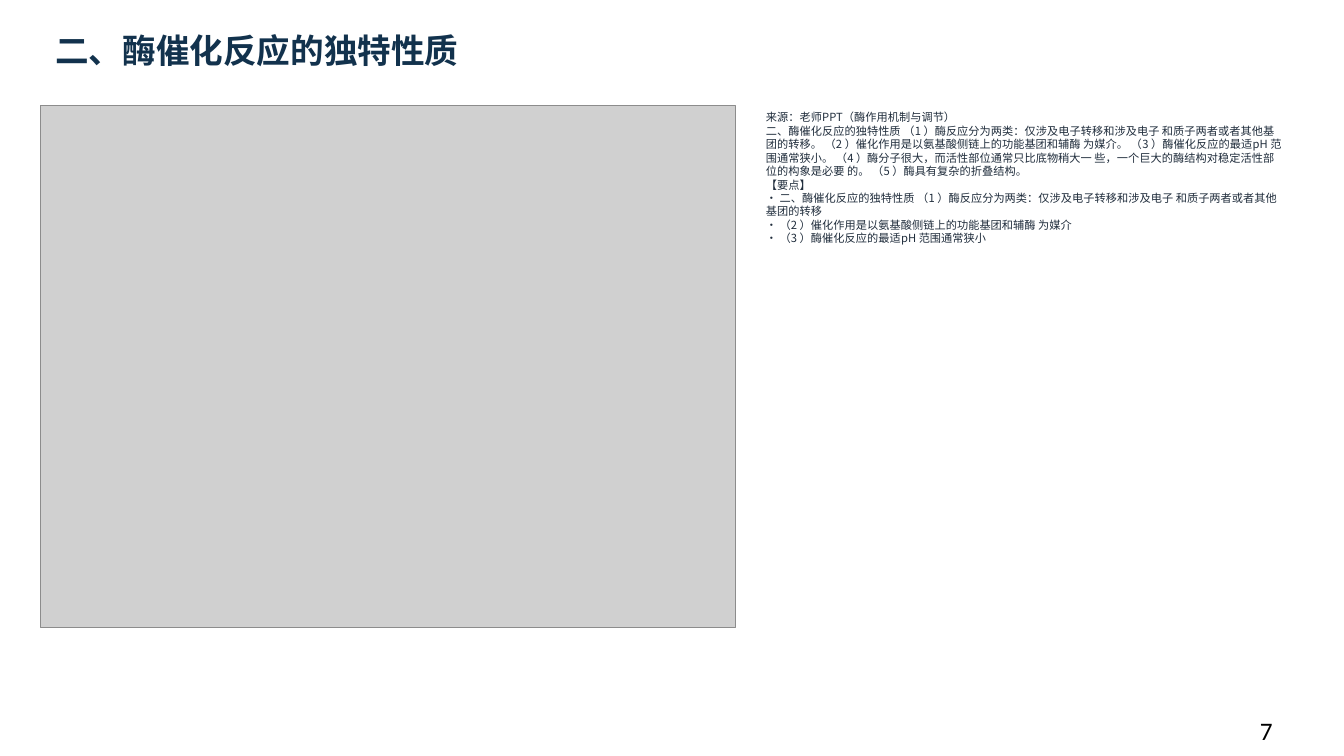
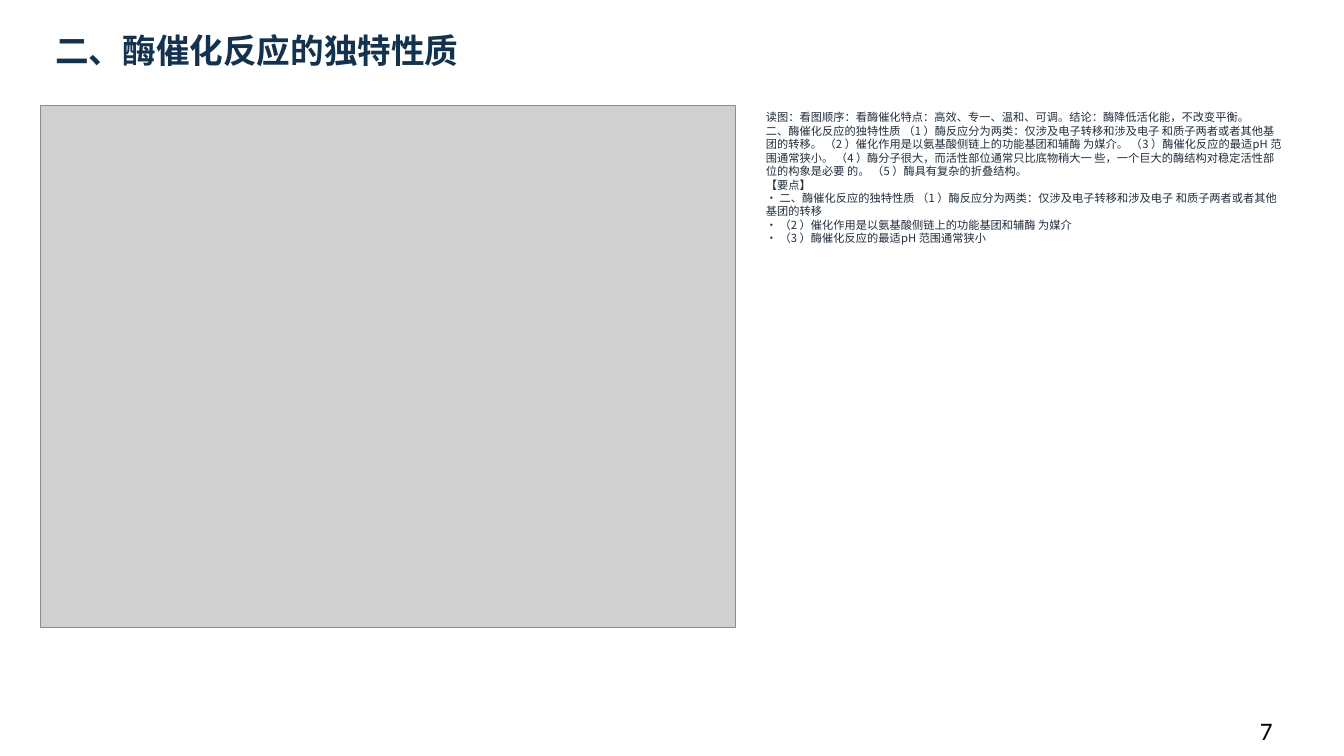
Before and after one commit to newkan-li/Biochemistry, a slide deck: slide 7 of downloads/bc08-ai-style.pptx. Drawn at 1344x756 pixels with LibreOffice and Linux fonts; fonts in the diff are those of the drawing; grey boxes stand for pictures. Boxes give left, top, right and bottom in pixels: in the first picture for what was removed or moved away, otherwise in the second. Text is boxed around its words. In the diff, an @@ line names an element or a change of style, - is before the commit and + after.

Commit message:
bc08补58页老师原页读图讲解:53页缺图注补齐,下载PPT同步;版本20261112cdn

```diff
--- a/downloads/bc08-ai-style.pptx
+++ b/downloads/bc08-ai-style.pptx
@@ text at box(766, 111, 1281, 245): text changed @@
-来源：老师PPT（酶作用机制与调节）
-二、酶催化反应的独特性质 （1 ）酶反应分为两类：仅涉及电子转移和涉及电子 和质子两者或者其他基团的转移。 （2 ）催化作用是以氨基酸侧链上的功能基团和辅酶 为媒介。 （3 ）酶催化反应的最适pH 范围通常狭小。 （4 ）酶分子很大，而活性部位通常只比底物稍大一 些，一个巨大的酶结构对稳定活性部位的构象是必要 的。 （5 ）酶具有复杂的折叠结构。
-【要点】
-• 二、酶催化反应的独特性质 （1 ）酶反应分为两类：仅涉及电子转移和涉及电子 和质子两者或者其他基团的转移
-• （2 ）催化作用是以氨基酸侧链上的功能基团和辅酶 为媒介
-• （3 ）酶催化反应的最适pH 范围通常狭小
+读图：看图顺序：看酶催化特点：高效、专一、温和、可调。结论：酶降低活化能，不改变平衡。
+二、酶催化反应的独特性质 （1 ）酶反应分为两类：仅涉及电子转移和涉及电子 和质子两者或者其他基团的转移。 （2 ）催化作用是以氨基酸侧链上的功能基团和辅酶 为媒介。 （3 ）酶催化反应的最适pH 范围通常狭小。 （4 ）酶分子很大，而活性部位通常只比底物稍大一 些，一个巨大的酶结构对稳定活性部位的构象是必要 的。 （5 ）酶具有复杂的折叠结构。
+【要点】
+• 二、酶催化反应的独特性质 （1 ）酶反应分为两类：仅涉及电子转移和涉及电子 和质子两者或者其他基团的转移
+• （2 ）催化作用是以氨基酸侧链上的功能基团和辅酶 为媒介
+• （3 ）酶催化反应的最适pH 范围通常狭小
```
Also in this commit, not shown: 107 other slides changed, 6 other files.
